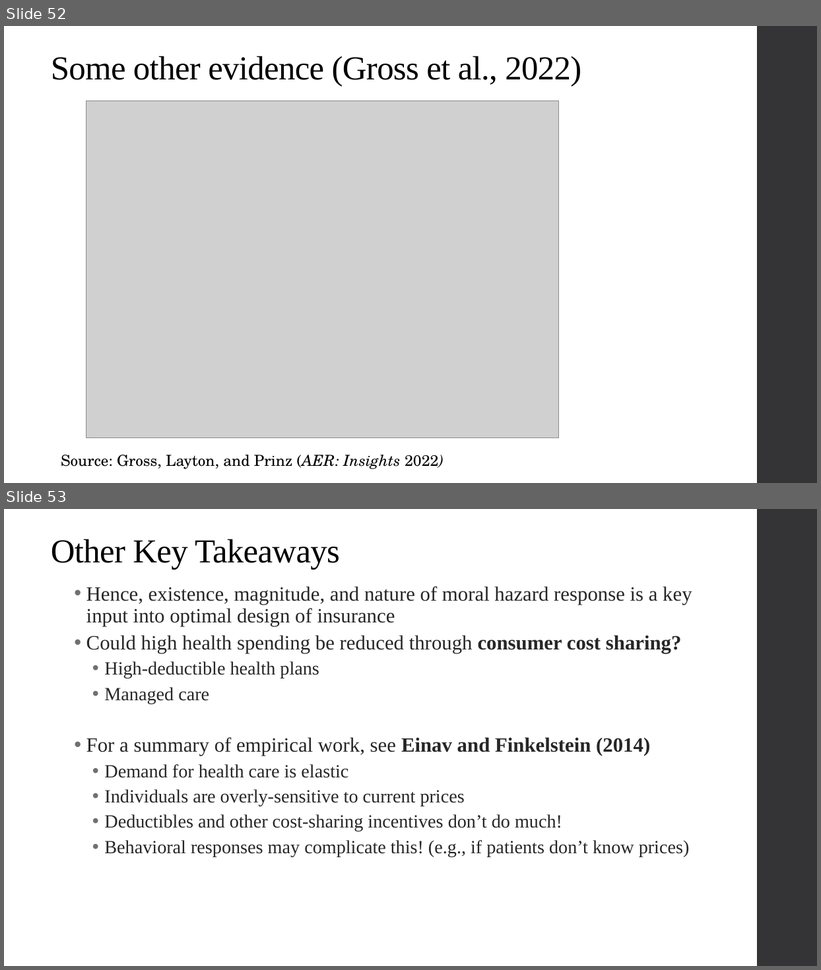
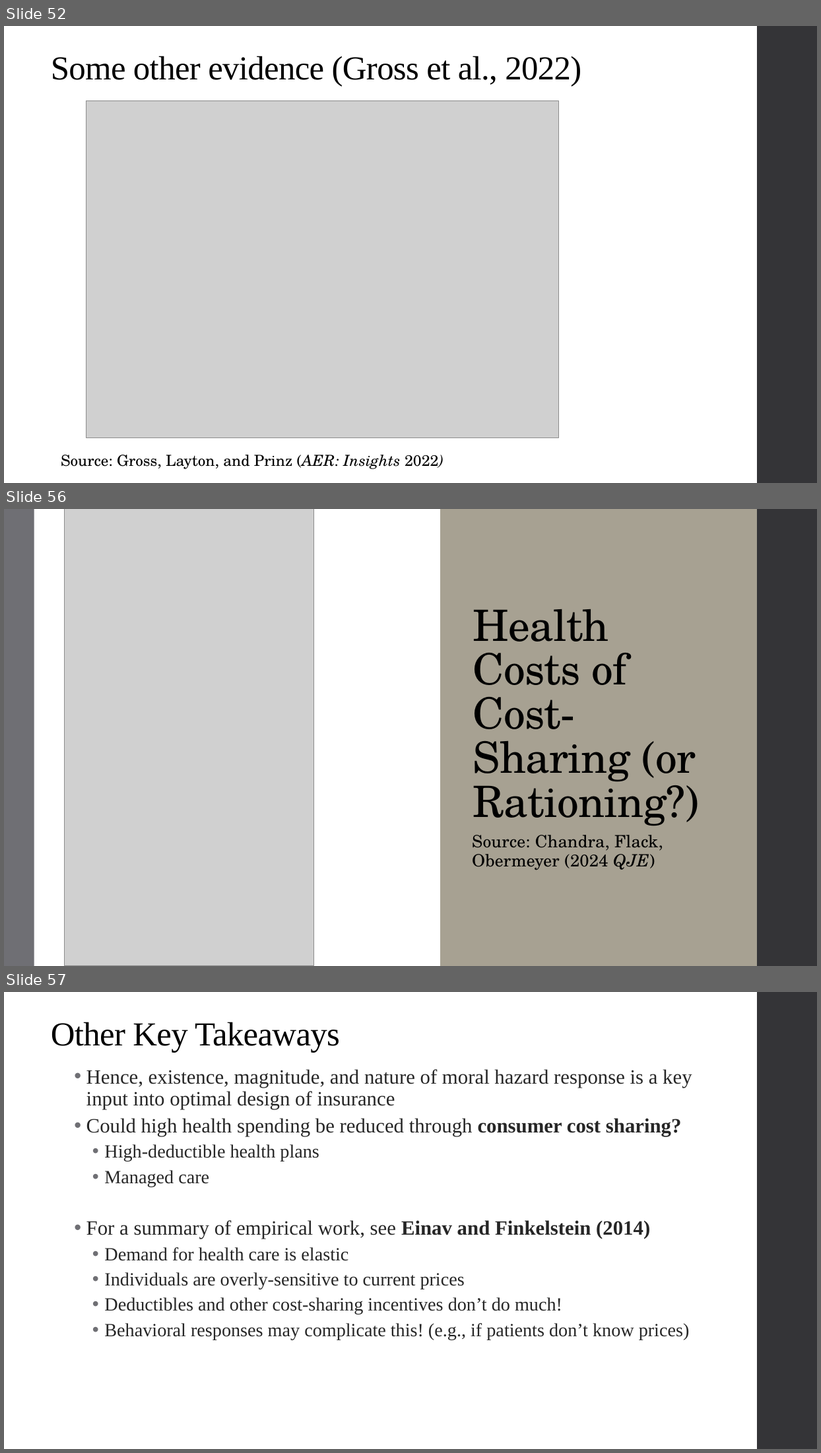
Before and after one commit to alex-hoagland/HAD6750H, a slide deck: Lecture02_MoralHazard/L2Slides_MoralHazard.pptx. Shown one above the other, each under a label of ours: slides 52 and 53 before the commit, slides 52, 56 and 57 after it; the slides between them are not shown. The pictures are 821x970 and 821x1453 pixels, drawn with LibreOffice and Linux fonts; fonts in the diff are those of the drawing; grey boxes stand for pictures. Boxes give left, top, right and bottom in pixels: in the first picture for what was removed or moved away, otherwise in the second. Text is boxed around its words. In the diff, an @@ line names an element or a change of style, - is before the commit and + after.

```diff
--- a/Lecture02_MoralHazard/L2Slides_MoralHazard.pptx
+++ b/Lecture02_MoralHazard/L2Slides_MoralHazard.pptx
@@ slide 56 added at (4, 509, 817, 966), background #A7A192; not listed: 1 template element that a slide beside it also shows @@
@@ rectangle added at (4, 509, 34, 966), fill #6F6F74 @@
@@ rectangle added at (34, 509, 440, 966), fill #FFFFFF @@
@@ picture added at (64, 509, 314, 966) @@
@@ title added at (473, 609, 700, 826), 51 pt, text #000000 @@
+Health Costs of Cost-Sharing (or Rationing?)
@@ text added at (472, 835, 663, 871), 20 pt, text #000000 @@
+Source: Chandra, Flack, Obermeyer (2024 QJE)
@@ what was slide 53 is now slide 57 @@
```
Also in this commit, not shown: 7 slides changed, 3 other slides added.
